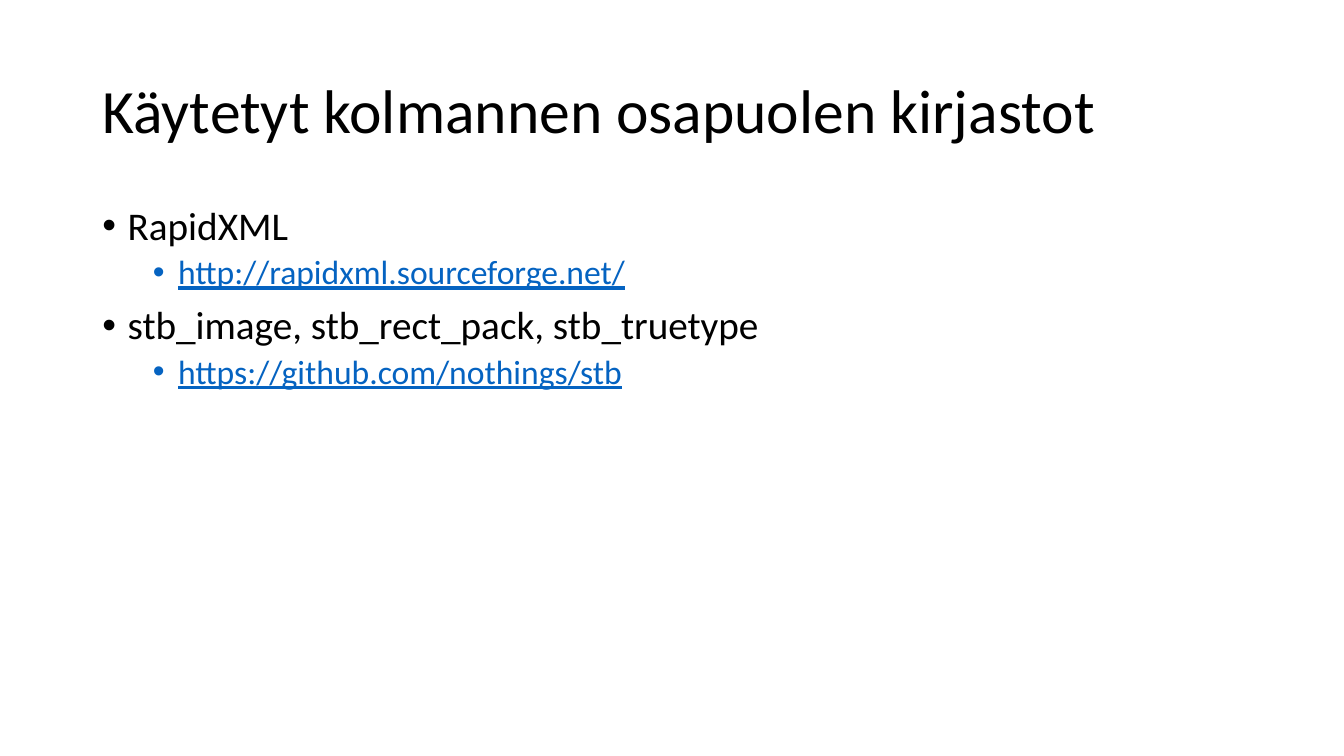
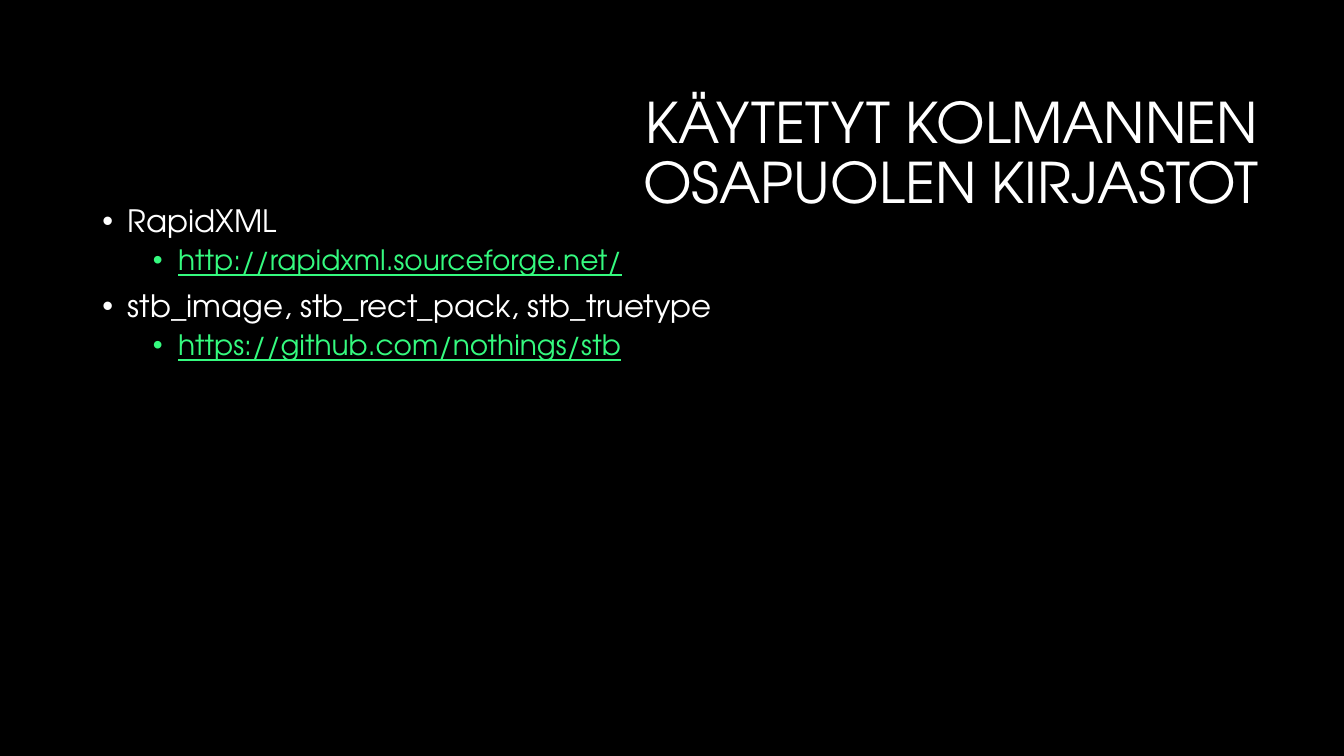
Before and after one commit to Jisti007/Mobile-Project-ideal-broccoli, a slide deck: slide 3 of documentation/presentation/Project Onslaught.pptx. Drawn at 1344x756 pixels with LibreOffice and Linux fonts; fonts in the diff are those of the drawing; background and template pictures are left out. Boxes give left, top, right and bottom in pixels: in the first picture for what was removed or moved away, otherwise in the second. Text is boxed around its words. In the diff, an @@ line names an element or a change of style, - is before the commit and + after.

```diff
--- a/documentation/presentation/Project Onslaught.pptx
+++ b/documentation/presentation/Project Onslaught.pptx
@@ background #FFFFFF to #000000 @@
@@ title at (643, 91, 1258, 204): text changed; size 44 to 40 pt; font Calibri to TeX Gyre Adventor; text colour #000000 to #FFFFFF @@
-Käytetyt kolmannen osapuolen kirjastot
+KÄYTETYT KOLMANNEN OSAPUOLEN KIRJASTOT
@@ text "RapidXML" at (128, 209, 711, 361): size 28 to 22 pt, text colour #000000 to #FFFFFF in "RapidXML", "stb_image, stb_rect_pack, stb_truetype"; font Calibri to TeX Gyre Adventor; size 24 to 20 pt, text colour #0563C1 to #35FA7F in "http://rapidxml.sourceforge.net/", "https://github.com/nothings/stb" @@
```
Also in this commit, not shown: 7 other slides changed, 3 slides added, 2 slides removed, 6 other files.
